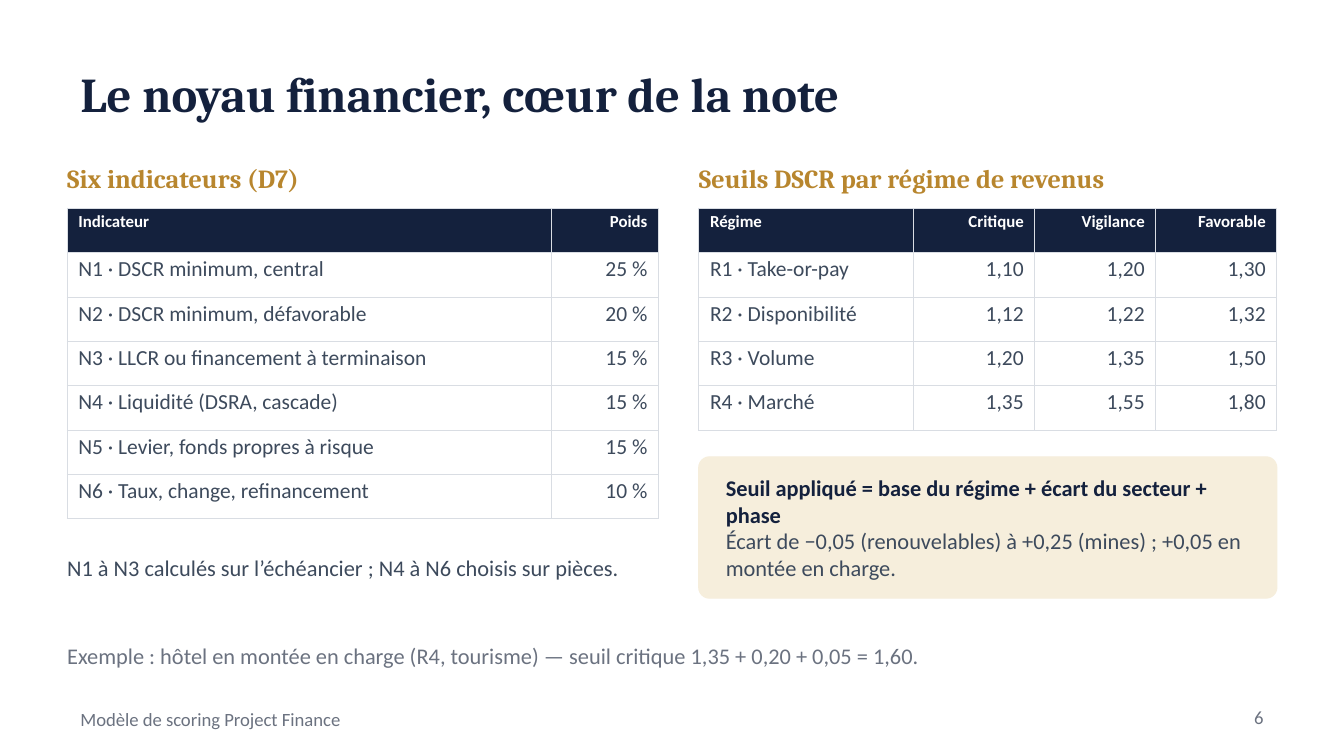
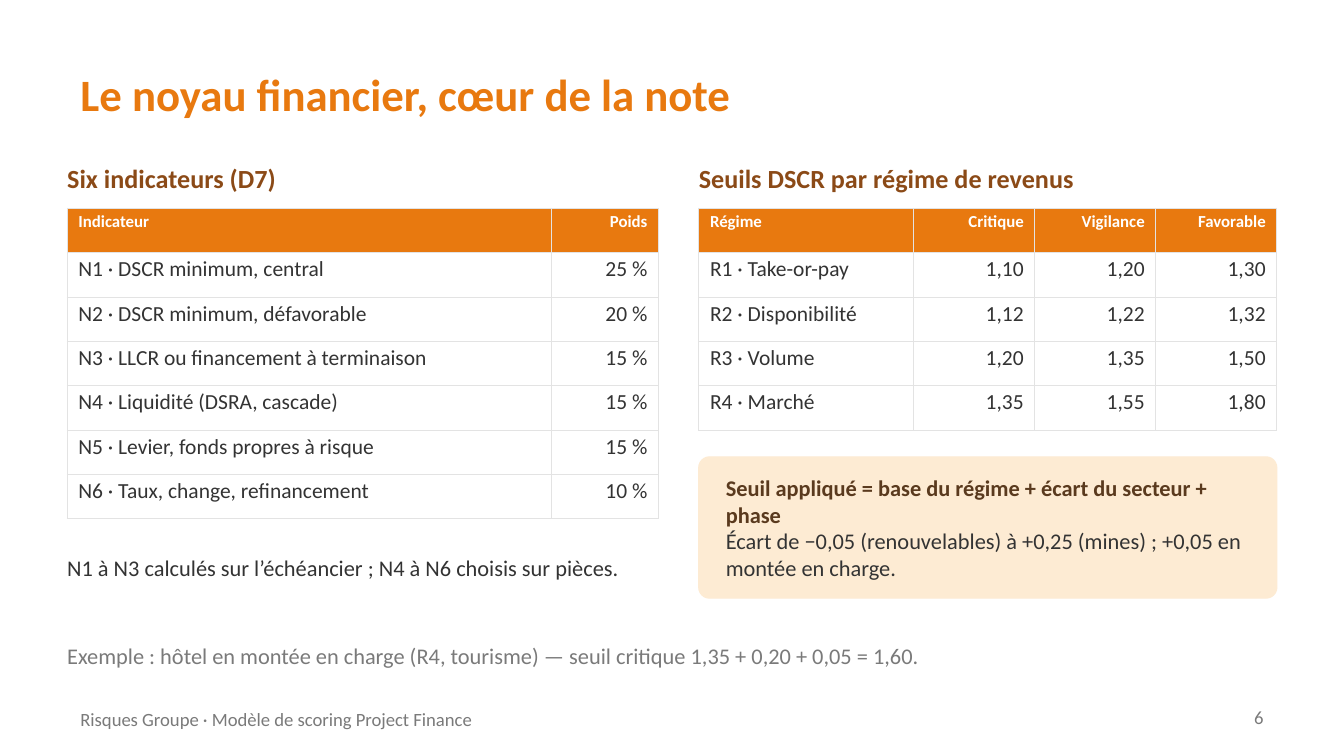
Before and after one commit to tariqeddoumi/pf-scoring-v7claude, a slide deck: slide 6 of docs/formation/Presentation_modele_scoring_PF.pptx. Drawn at 1344x756 pixels with LibreOffice and Linux fonts; fonts in the diff are those of the drawing; background and template pictures are left out. Boxes give left, top, right and bottom in pixels: in the first picture for what was removed or moved away, otherwise in the second. Text is boxed around its words. In the diff, an @@ line names an element or a change of style, - is before the commit and + after.

```diff
--- a/docs/formation/Presentation_modele_scoring_PF.pptx
+++ b/docs/formation/Presentation_modele_scoring_PF.pptx
@@ title "Le noyau financier, cœur de ..." at [80, 79, 730, 118]: size 26 to 24 pt, font Cambria to Calibri, text colour #14213D to #E8790F @@
@@ text "Six indicateurs (D7)" at [67, 168, 276, 192]: font Cambria to Calibri, text colour #B8862E to #8B4A17 @@
@@ text "Seuils DSCR par régime de ..." at [699, 169, 1074, 193]: font Cambria to Calibri, text colour #B8862E to #8B4A17 @@
@@ table at [67, 208, 659, 506] @@
@@ fill #14213D to #E8790F in row 1 @@
@@ text colour #3D4A5C to #333333 @@
@@ borders changed @@
@@ table at [699, 208, 1277, 416] @@
@@ fill #14213D to #E8790F in row 1 @@
@@ text colour #3D4A5C to #333333 in "R1 · Take-or-pay", "1,10", "1,20", "1,30" and 12 more places @@
@@ borders changed @@
@@ rounded rectangle at [699, 457, 1277, 598]: fill #F6EEDC to #FDEBD3; outline #F6EEDC 0.75 pt to #FDEBD3 0.75 pt @@
@@ text "Seuil appliqué = base du ..." at [726, 480, 1241, 580]: text colour #14213D to #5A3A1E in "Seuil appliqué = base du régime + ..."; text colour #3D4A5C to #333333 in "Écart de −0,05 (renouvelables) à +0,25 (mines) ..." @@
@@ text "N1 à N3 calculés sur ..." at [67, 560, 618, 580]: text colour #3D4A5C to #333333 @@
@@ text "Exemple : hôtel en montée ..." at [67, 648, 918, 668]: text colour #6B7280 to #7A7A7A @@
@@ text at [80, 713, 471, 729]: text changed; text colour #6B7280 to #7A7A7A @@
-Modèle de scoring Project Finance
+Risques Groupe · Modèle de scoring Project Finance
@@ page number at [1254, 711, 1263, 724]: text colour #6B7280 to #7A7A7A @@
```
Also in this commit, not shown: 6 other slides changed, 1 slide added, 1 other file.
